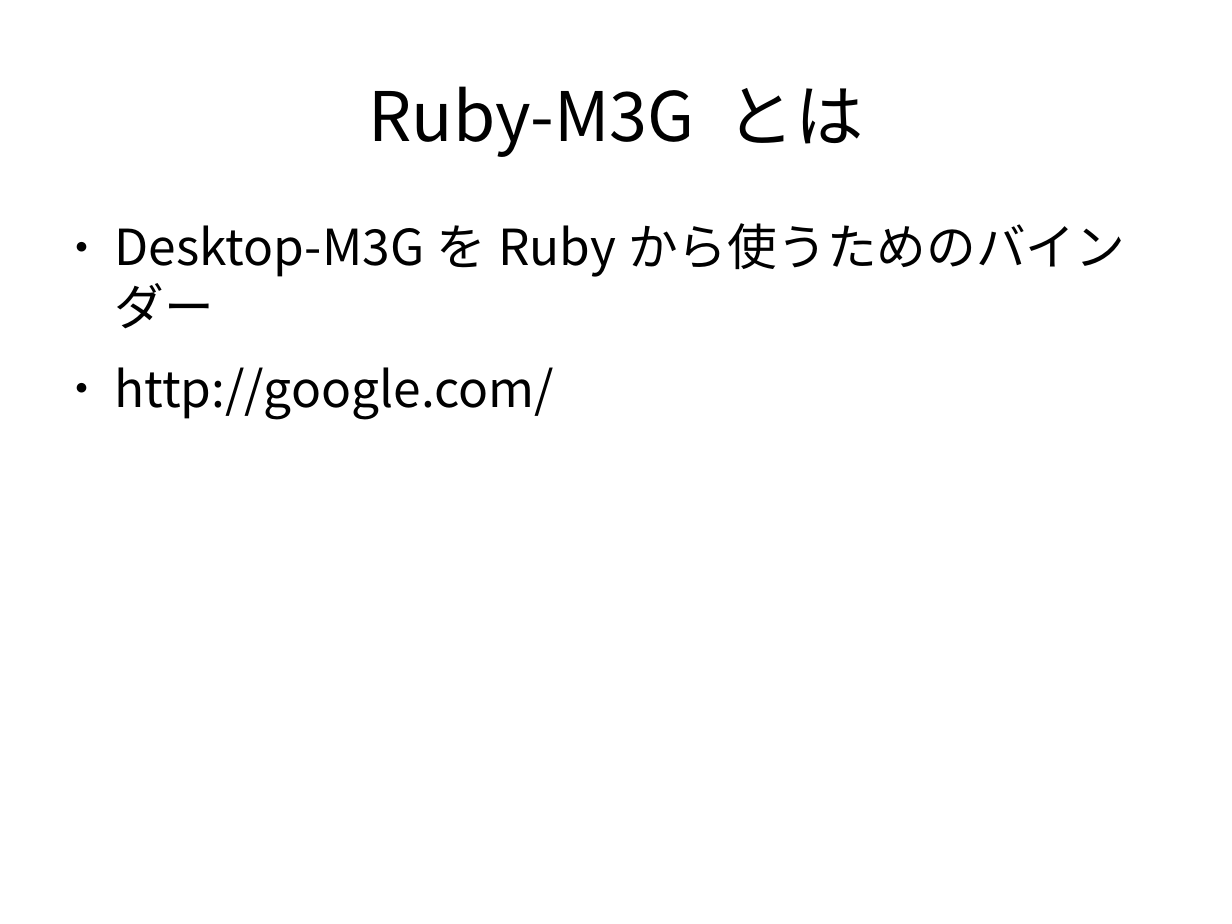
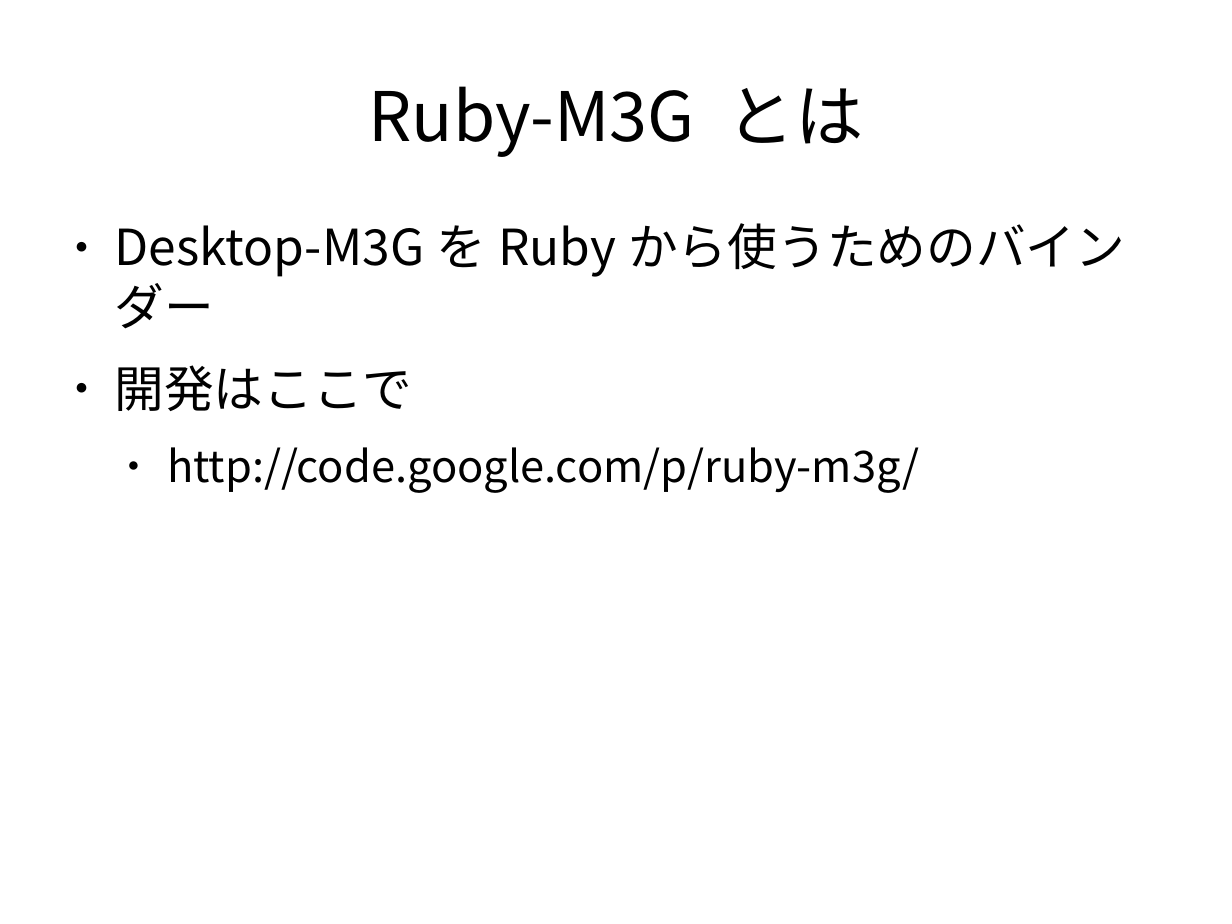
Before and after one commit to vadosnaprimer/desktop-m3g, a slide deck: slide 2 of doc/conference/Ruy会議2010-Ruby-M3G.odp. Drawn at 1232x924 pixels with LibreOffice and Linux fonts; fonts in the diff are those of the drawing. Boxes give left, top, right and bottom in pixels: in the first picture for what was removed or moved away, otherwise in the second. Text is boxed around its words. In the diff, an @@ line names an element or a change of style, - is before the commit and + after.

```diff
--- a/doc/conference/Ruy会議2010-Ruby-M3G.odp
+++ b/doc/conference/Ruy会議2010-Ruby-M3G.odp
@@ text at [114,365,920,493]: text changed; size 32 to 28 pt @@
-● http://google.com/
+● 開発はここで
+  ● http://code.google.com/p/ruby-m3g/
```
Also in this commit, not shown: 2 other slides changed, 1 slide added, 2 other files.
